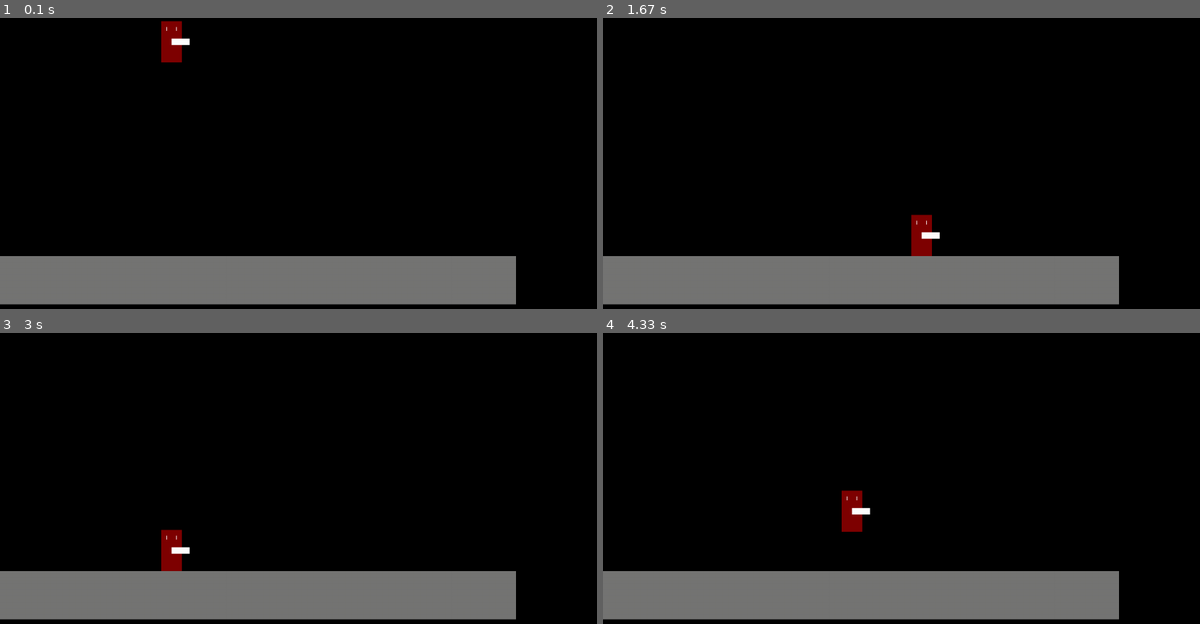
Above: before the commit, frames 1-4 (two rows, left to right).
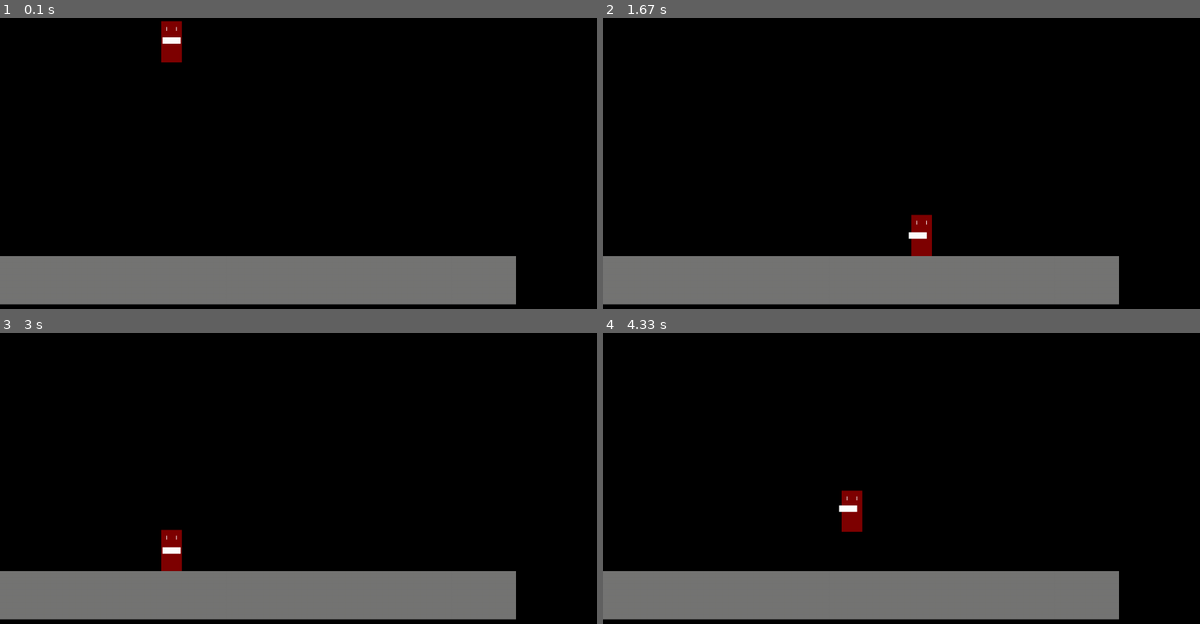
Above: after the commit, the same moments.

Repository: Dev-Chase/Pygame-Platformer_Shooter
Game: pygame game, started from scripts/main.py
The game is run twice, just before and just after one commit, with the same random seed, the same clock (stepped at 60 frames per second) and the same inputs.
Inputs (mouse positions are in pixels of both pictures, inside the frame that each line leads up to):
- Up to frame 1 (0.1 s): no input
- Up to frame 2 (1.67 s): press the mouse at (1134, 207) at 0.37 s; move the mouse to (1032, 224) at 0.47 s; release the mouse at (931, 242) at 0.6 s; press the mouse at (1134, 207) at 0.7 s; move the mouse to (1062, 256) at 0.8 s; release the mouse at (991, 306) at 0.93 s; hold Right 1-1.47 s; hold Right from 1.5 s (still down)
- Up to frame 3 (3 s): release Right at 1.97 s; hold Left 2-2.53 s; hold Left 2.57-2.97 s
- Up to frame 4 (4.33 s): hold Right 3-3.63 s; hold Left 3.67-4.13 s; tap Space at 3.73, 4.03, 4.23 s; hold Right from 4.17 s (still down)

The runs differ from the first frame. In frame 1, less than 0.1% of the frame differs, in the area x 27-32%, y 6-10%; in frame 2, 0.1%; in frame 3, less than 0.1%; in frame 4, 0.1%, in the area x 39-45%, y 59-63%.

Commit message:
Added Shooting

Diff:
--- /dev/null
+++ b/scripts/bullet.py
@@ -0,0 +1,34 @@
+import pygame
+import math
+from colours import colours
+from base import *
+
+class Bullet(pygame.sprite.Sprite):
+    def __init__(self, mouse_x, mouse_y, player_x, player_y, x, y):
+        # Calling the parent Classe's __init__ method
+        super().__init__()
+
+        # Setting Core attributes
+        self.image = pygame.Surface((10,10))
+        self.rect = self.image.get_rect(topleft=(x, y))
+
+        # Setting Key Movement Attributes
+        self.speed = 15
+        self.angle = math.atan2(player_y-mouse_y, player_x-mouse_x)
+        self.direction = pygame.math.Vector2(int(math.cos(self.angle) * self.speed),
+int(math.sin(self.angle) * self.speed))
+
+        # Filling the tile with grey
+        self.image.fill(colours['green'])
+
+    def collision_detection(self, tiles, bul_list):
+        for tile in tiles.sprites():
+            if tile.rect.colliderect(self.rect):
+                # print('Collision')
+                bul_list.remove(self)
+                del self
+
+    def update(self, tiles, bullet_list):
+        self.rect.x -= self.direction.x
+        self.rect.y -= self.direction.y
+        self.collision_detection(tiles, bullet_list)
--- a/scripts/gun.py
+++ b/scripts/gun.py
@@ -8,21 +8,36 @@
         super().__init__()
 
         # Setting Core attributes
-        self.image = pygame.Surface((28, 10)).convert_alpha()
+        self.image = pygame.image.load('./assets/gun.png').convert_alpha()
+        self.width, self.height = self.image.get_size()
+        self.original_image = self.image.copy()
         self.rect = self.image.get_rect(left=player.rect.left, top=player.rect.top)
         self.correction_angle = 90
 
         # Filling the gun with grey
         self.image.fill(colours['white'])
 
+    def rot_center(self, angle):
+        """rotate an image while keeping its center and size"""
+        orig_rect = self.image.get_rect()
+        rot_image = pygame.transform.rotate(self.image, angle)
+        rot_rect = orig_rect.copy()
+        rot_rect.center = rot_image.get_rect().center
+        rot_image = rot_image.subsurface(rot_rect).copy()
+        return rot_image
+
     def update(self, player):
-        self.rect.midleft = player.rect.center
-        for event in pygame.event.get():
-            if event.type == pygame.MOUSEBUTTONDOWN:
-                print('nice')
-                mx, my = pygame.mouse.get_pos()
-                dx, dy = mx - self.rect.centerx, my - self.rect.centery
-                angle = math.degrees(math.atan2(-dy, dx)) - self.correction_angle
+        self.rect.center = player.rect.center
 
-                self.image = pygame.transform.rotate(self.image, angle)
-                self.rect = self.image.get_rect(center = player.rect.center)
+        # mouse_x, mouse_y = pygame.mouse.get_pos()
+        # rel_x, rel_y = mouse_x - self.rect.x, mouse_y - self.rect.y
+        # angle = (180 / math.pi) * -math.atan2(rel_y, rel_x)
+
+        # w, h = self.image.get_size()
+        # box = [pygame.math.Vector2(p) for p in [(0, 0), (w, 0), (w, -h), (0, -h)]]
+        # box_rotate = [p.rotate(angle) for p in box]
+        # min_box = (min(box_rotate, key=lambda p: p[0])[0], min(box_rotate, key=lambda p: p[1])[1])
+        # max_box = (max(box_rotate, key=lambda p: p[0])[0], max(box_rotate, key=lambda p: p[1])[1])
+        # origin = (player.rect.center[0] + min_box[0], player.rect.center[1] - max_box[1])
+        # self.image = pygame.transform.rotate(self.image, angle)
+        # self.rect.topleft = origin
--- a/scripts/main.py
+++ b/scripts/main.py
@@ -7,6 +7,7 @@
 from tile import Tile
 from player import Player
 from gun import Gun
+from bullet import Bullet
 
 # Pygame Setup
 pygame.init()
@@ -21,6 +22,7 @@
 # Creating Sprite Groups
 tiles = pygame.sprite.Group()
 player_group = pygame.sprite.GroupSingle()
+player_bullets = pygame.sprite.Group()
 gun_group = pygame.sprite.GroupSingle()
 
 # Creating Sprites
@@ -33,16 +35,29 @@
 player_group.add(player)
 gun_group.add(gun)
 
+# Global Game Variables go here
+is_left_btn_dwn = False
+gun_cooldown = 0
+
 seed(randint(0, 9999999999999999999999999999999))
 while True:
+    mouse_x, mouse_y = pygame.mouse.get_pos()
+
     for event in pygame.event.get():
         if event.type == pygame.QUIT:
             pygame.quit()
             sys.exit()
 
+        if event.type == pygame.MOUSEBUTTONDOWN and event.button == 1: is_left_btn_dwn = True
+        elif event.type == pygame.MOUSEBUTTONUP and event.button == 1: is_left_btn_dwn = False
+
     # Game Logic goes here
-    player.update(tiles)
-    gun.update(player)
+    gun_cooldown -= 1
+    if is_left_btn_dwn and gun_cooldown < 0:
+        player_bullets.add(Bullet(mouse_x, mouse_y, player.rect.center[0], player.rect.center[1], player.rect.midleft[0], player.rect.midleft[1]))
+        gun_cooldown = 10
+    player_group.update(tiles, gun)
+    player_bullets.update(tiles, player_bullets)
 
     display.fill(colours['black'])
 
@@ -50,6 +65,7 @@
     tiles.draw(display)
     player_group.draw(display)
     gun_group.draw(display)
+    player_bullets.draw(display)
 
     screen.blit(pygame.transform.scale(display, SCREEN_SIZE), offs)
 
--- a/scripts/player.py
+++ b/scripts/player.py
@@ -48,7 +48,8 @@
                     self.move.x = 0
                 else: print('wtf')
 
-    def update(self, tiles):
+    def update(self, tiles, gun):
+        gun.update(self)
         keys = pygame.key.get_pressed()
 
         if (keys[pygame.K_RIGHT] or keys[pygame.K_d]) and not (keys[pygame.K_LEFT] or keys[pygame.K_a]):
Binary file added: assets/gun.png
